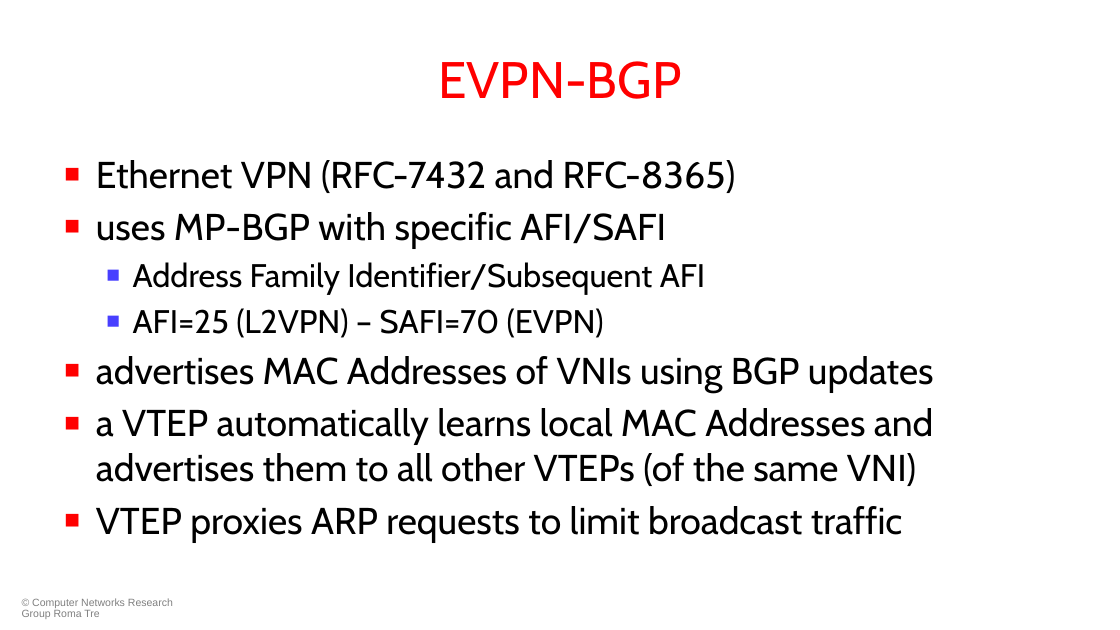
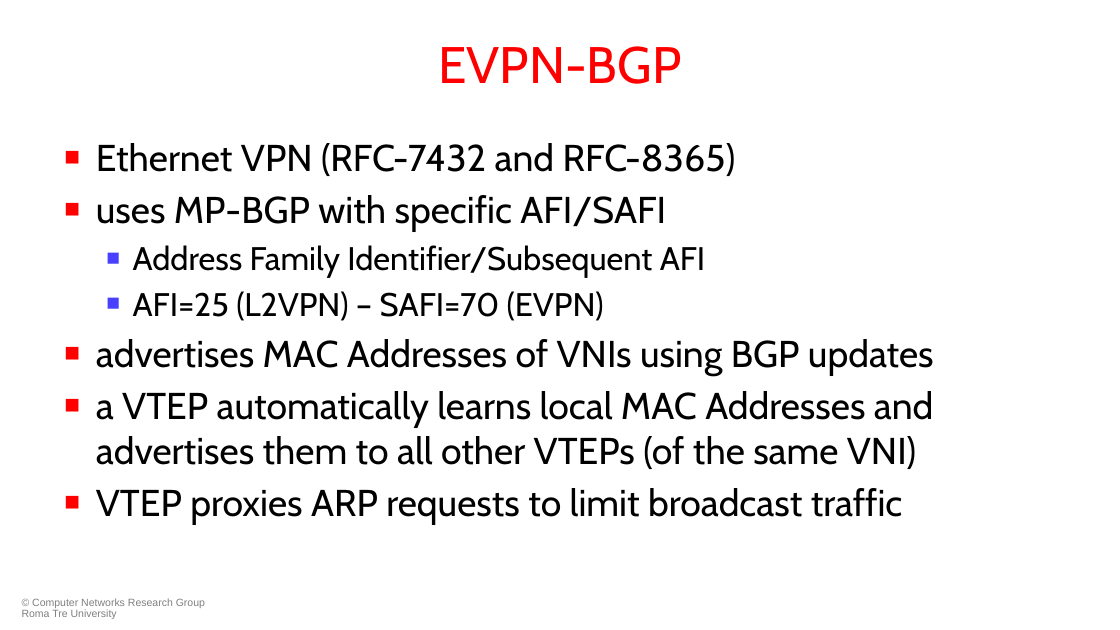
Before and after one commit to KatharaFramework/Kathara-Labs, a slide deck: slide 19 of main-labs/data-center-routing/data-center-vxlan/052-kathara-data_center_vxlan.pptx. Drawn at 1120x630 pixels with LibreOffice and Linux fonts; fonts in the diff are those of the drawing; background and template pictures are left out. Boxes give left, top, right and bottom in pixels: in the first picture for what was removed or moved away, otherwise in the second. Text is boxed around its words. In the diff, an @@ line names an element or a change of style, - is before the commit and + after.

```diff
--- a/main-labs/data-center-routing/data-center-vxlan/052-kathara-data_center_vxlan.pptx
+++ b/main-labs/data-center-routing/data-center-vxlan/052-kathara-data_center_vxlan.pptx
@@ title "EVPN-BGP": place and size @@
-title "EVPN-BGP" at bbox=[438, 61, 681, 99]
+title "EVPN-BGP" at bbox=[438, 46, 681, 84]
@@ text "Ethernet VPN (RFC-7432 and RFC-8365)": place and size @@
-text "Ethernet VPN (RFC-7432 and RFC-8365)" at bbox=[96, 160, 934, 542]
+text "Ethernet VPN (RFC-7432 and RFC-8365)" at bbox=[96, 143, 934, 525]
@@ text at bbox=[22, 598, 205, 619]: text changed @@
-© Computer Networks Research Group Roma Tre
+© Computer Networks Research Group Roma Tre University
```
Also in this commit, not shown: 60 other slides changed, 4 other files.
